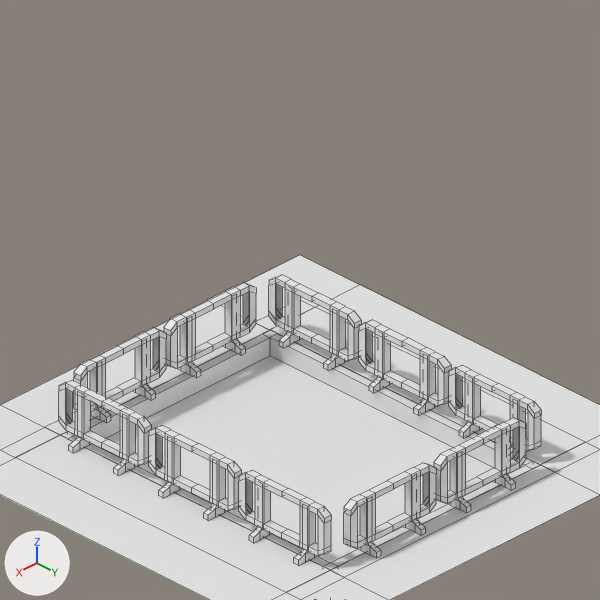
Two versions of the Blender file infrastructure/road/roadbits/road_works.blend, one commit apart.
Rendered twice from the file's camera 'Camera'. The lights are fixed; the arrows at lower left show +X, +Y and +Z. Mesh edges are drawn as thin lines.
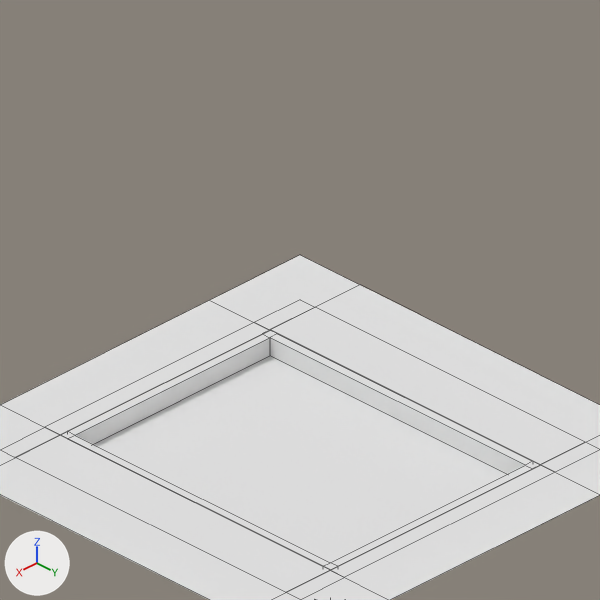
Edits to the scene script, one JSON object a line:
```json
{"op": "remove", "block": "ob_cube_009", "code": ["ob_cube_009 = bpy.data.objects.new('Cube.009', me_cube_001)", "ob_cube_009.location = (-0.3, -0.9, 0.0)", "ob_cube_009.rotation_euler = (0.0, 0.0, 1.571)  # degrees (0, 0, 90)", "ob_cube_009.scale = (0.075, 0.075, 0.0375)"]}
{"op": "remove", "block": "ob_cube_008", "code": ["ob_cube_008 = bpy.data.objects.new('Cube.008', me_cube_001)", "ob_cube_008.location = (0.3, -0.9, 0.0)", "ob_cube_008.rotation_euler = (0.0, 0.0, 1.571)  # degrees (0, 0, 90)", "ob_cube_008.scale = (0.075, 0.075, 0.0375)"]}
{"op": "remove", "block": "ob_cube_007", "code": ["ob_cube_007 = bpy.data.objects.new('Cube.007', me_cube_001)", "ob_cube_007.location = (0.3, 0.9, 0.0)", "ob_cube_007.rotation_euler = (0.0, 0.0, 1.571)  # degrees (0, 0, 90)", "ob_cube_007.scale = (0.075, 0.075, 0.0375)"]}
{"op": "remove", "block": "ob_cube_006", "code": ["ob_cube_006 = bpy.data.objects.new('Cube.006', me_cube_001)", "ob_cube_006.location = (-0.3, 0.9, 0.0)", "ob_cube_006.rotation_euler = (0.0, 0.0, 1.571)  # degrees (0, 0, 90)", "ob_cube_006.scale = (0.075, 0.075, 0.0375)"]}
{"op": "remove", "block": "ob_cube_005", "code": ["ob_cube_005 = bpy.data.objects.new('Cube.005', me_cube_001)", "ob_cube_005.location = (0.7, -0.6, 0.0)", "ob_cube_005.scale = (0.075, 0.075, 0.0375)"]}
{"op": "remove", "block": "ob_cube_004", "code": ["ob_cube_004 = bpy.data.objects.new('Cube.004', me_cube_001)", "ob_cube_004.location = (0.7, 0.0, 0.0)", "ob_cube_004.scale = (0.075, 0.075, 0.0375)"]}
{"op": "remove", "block": "ob_cube_003", "code": ["ob_cube_003 = bpy.data.objects.new('Cube.003', me_cube_001)", "ob_cube_003.location = (0.7, 0.6, 0.0)", "ob_cube_003.scale = (0.075, 0.075, 0.0375)"]}
{"op": "remove", "block": "ob_cube_002", "code": ["ob_cube_002 = bpy.data.objects.new('Cube.002', me_cube_001)", "ob_cube_002.location = (-0.7, 0.6, 0.0)", "ob_cube_002.scale = (0.075, 0.075, 0.0375)"]}
{"op": "remove", "block": "ob_cube_001", "code": ["ob_cube_001 = bpy.data.objects.new('Cube.001', me_cube_001)", "ob_cube_001.location = (-0.7, 0.0, 0.0)", "ob_cube_001.scale = (0.075, 0.075, 0.0375)"]}
{"op": "remove", "block": "ob_cube", "code": ["ob_cube = bpy.data.objects.new('Cube', me_cube_001)", "ob_cube.location = (-0.7, -0.6, 0.0)", "ob_cube.scale = (0.075, 0.075, 0.0375)"]}
```

What differs and where, as boxes [x1, y1, x2, y2] in the pictures (600 x 600 px):
```json
{"object": "Cube.007", "change": "deleted", "before": [344, 463, 436, 558]}
{"object": "Cube.003", "change": "deleted", "before": [239, 470, 331, 565]}
{"object": "Cube.009", "change": "deleted", "before": [164, 283, 256, 378]}
{"object": "Cube.001", "change": "deleted", "before": [359, 320, 451, 416]}
{"object": "Cube", "change": "deleted", "before": [269, 275, 361, 371]}
{"object": "Cube.006", "change": "deleted", "before": [434, 418, 526, 513]}
{"object": "Cube.004", "change": "deleted", "before": [149, 425, 241, 520]}
{"object": "Cube.005", "change": "deleted", "before": [59, 380, 151, 475]}
{"object": "Cube.008", "change": "deleted", "before": [74, 328, 166, 423]}
{"object": "Cube.002", "change": "deleted", "before": [449, 365, 541, 460]}
```
